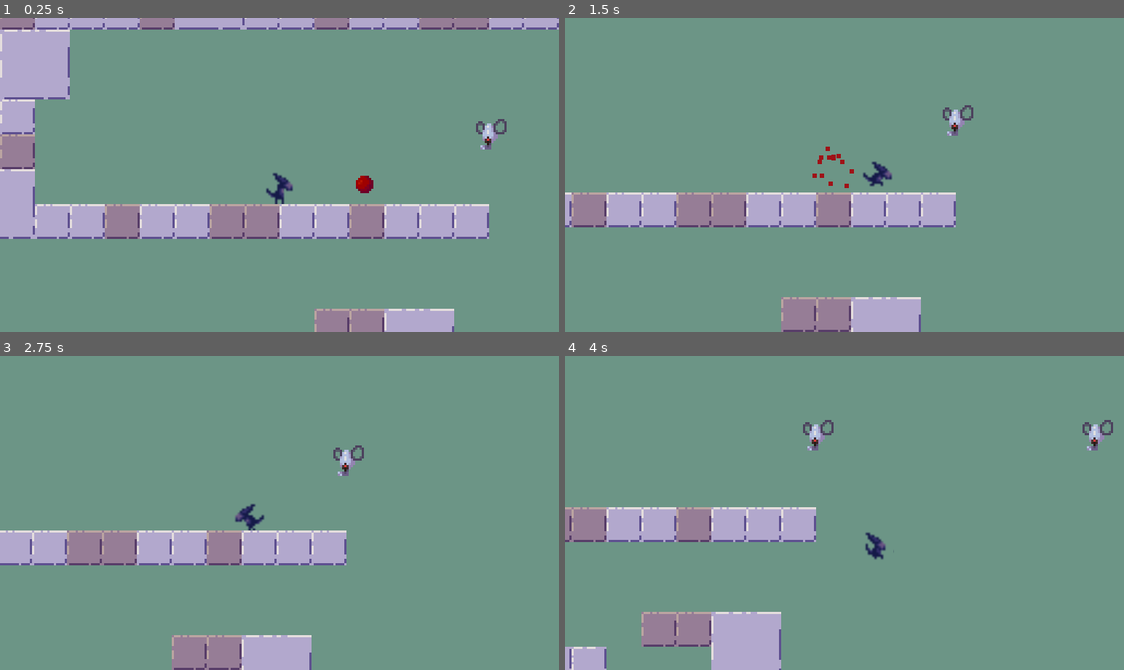
Above: before the commit, frames 1-4 (two rows, left to right).
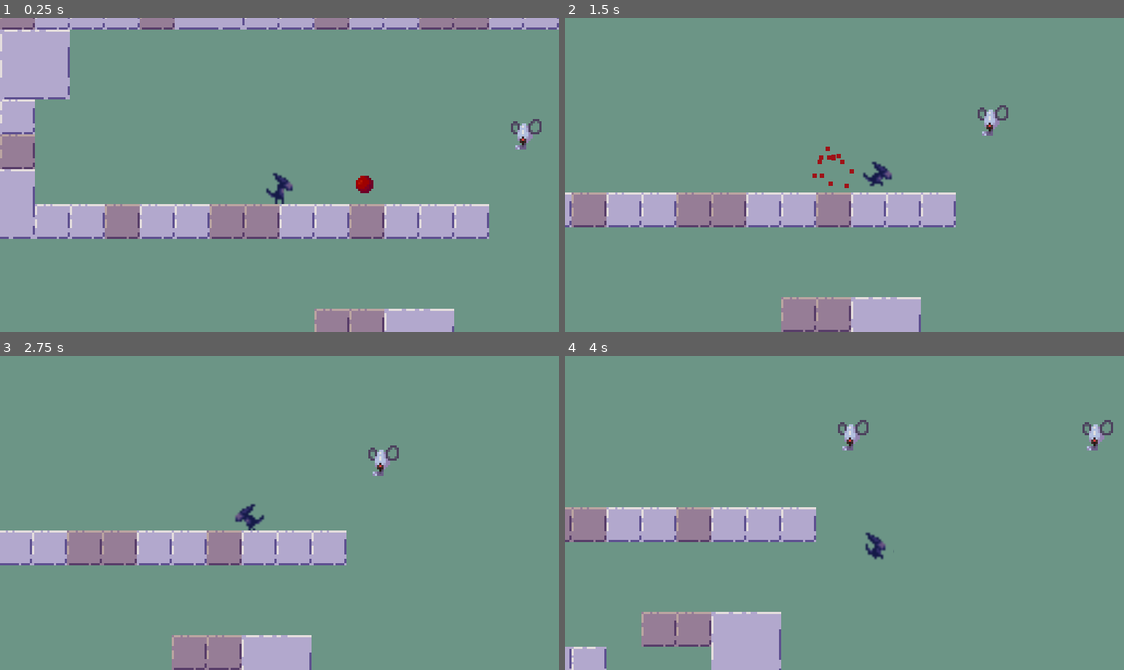
Above: after the commit, the same moments.

Repository: NoirBoire/aliengame
Game: Godot game, scene res://Scenes/Main.tscn
The game is run twice, just before and just after one commit, with the same random seed, the same clock (stepped at 60 frames per second) and the same inputs.
Inputs:
- Up to frame 1 (0.25 s): no input
- Up to frame 2 (1.5 s): hold Right (ui_right) from 0.53 s (still down)
- Up to frame 3 (2.75 s): release Right (ui_right) at 2.03 s; hold Left (ui_left) from 2.03 s (still down)
- Up to frame 4 (4 s): release Left (ui_left) at 2.78 s; hold Right (ui_right) from 2.78 s (still down)

The runs differ from the first frame. In frame 1, 0.5% of the frame differs, in the area x 85-97%, y 32-42%; in frame 2, 0.5%; in frame 3, 0.5%; in frame 4, 0.5%.

Commit message:
Major bug fix
Fixed bug where jumping as low as possible beneath the drone wouldn't replenish dash

Diff:
--- a/Player.gd
+++ b/Player.gd
@@ -77,11 +77,11 @@
 		# Allow dashing
 		if Engine.time_scale >= 1:
 			can_dash = true
-		#else:
-		#	can_dash = false
+		else:
+			can_dash = false
+
 	if is_on_ceiling():
 		# Stop jump when hitting ceiling
-
 		if motion.y < 0:
 			motion.y = 0
 
@@ -151,8 +151,7 @@
 
 
 func jump():
-	if jump_buffer_jump:
-		jump_buffer_jump = false
+
 	if is_on_floor() || !coyote_timer.is_stopped():
 		if dashing && !air_dash:
 			motion.y = max_jump_vel*1.2
--- a/Scenes/Main.tscn
+++ b/Scenes/Main.tscn
@@ -190,7 +190,7 @@
 [node name="Enemies" type="Node" parent="."]
 
 [node name="Drone2" parent="Enemies" instance=ExtResource( 5 )]
-position = Vector2( 240, 48 )
+position = Vector2( 256, 48 )
 
 [node name="Drone3" parent="Enemies" instance=ExtResource( 5 )]
 position = Vector2( 416, -16 )
--- a/Scenes/Nodes/Drone.tscn
+++ b/Scenes/Nodes/Drone.tscn
@@ -30,7 +30,7 @@
 
 [node name="Drone" type="KinematicBody2D"]
 position = Vector2( 304, 48 )
-z_index = -1
+z_index = -2
 collision_layer = 2
 collision_mask = 2
 script = ExtResource( 2 )
--- a/Scripts/Delta Independent Timer.gd
+++ b/Scripts/Delta Independent Timer.gd
@@ -1,10 +1,10 @@
 extends Node2D
 
-export var wait_time := 0.35
+export var wait_time := 0.0
 export var one_shot := true
 export var autostart := false
 
-var time_left := 0.35
+var time_left := 0.0
 var active := true
 
 signal is_done
--- a/Scripts/Drone.gd
+++ b/Scripts/Drone.gd
@@ -10,6 +10,13 @@
 var can_slowmo := true
 
 func _physics_process(delta):
+
+	# Check for jump on alien
+	if (Input.is_action_just_pressed(Global.button_jump) || !alien.jump_buffer.is_stopped()) && on_drone:
+		if alien.position.y > position.y+3:
+			alien.position.y = position.y
+		alien.can_dash = true
+
 	if $Area2D.overlaps_body(alien):
 		on_drone = true
 		was_on_drone = true
@@ -30,12 +37,6 @@
 			timer.stop()
 			was_on_drone = false
 
-	# Check for jump on alien
-	if (Input.is_action_just_pressed(Global.button_jump) || !alien.jump_buffer.is_stopped()) && on_drone:
-		if alien.position.y > position.y+3:
-			alien.position.y = position.y
-		alien.can_dash = true
-
 	if hp <= 0:
 		$DeathTimer.start()
 
Not shown, changed: .mono/metadata/ide_messaging_meta.txt
